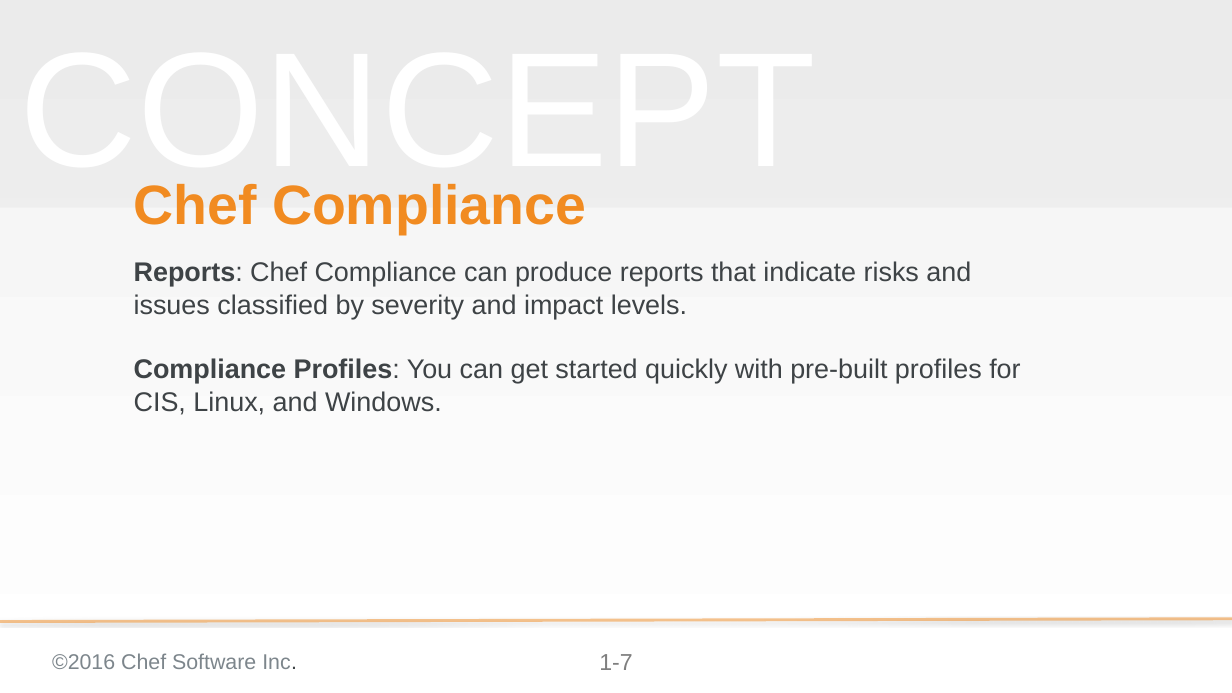
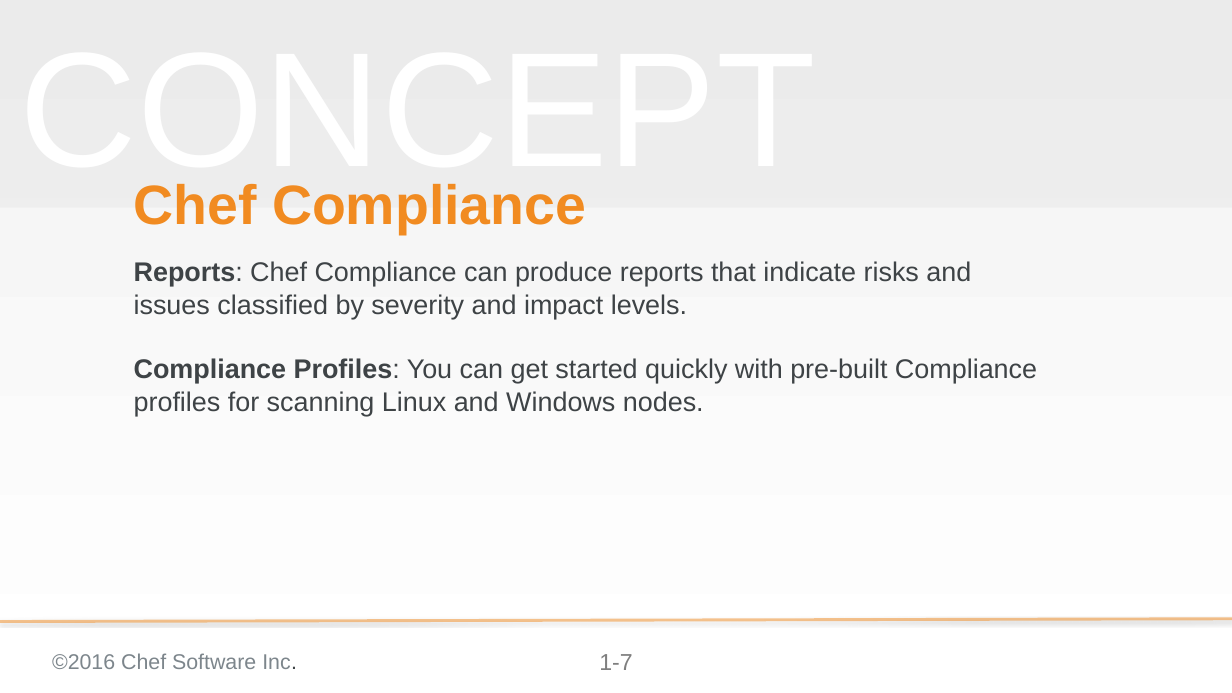
Before and after one commit to bchamby/chef-compliance-installation-configuration-operation, a slide deck: slide 7 of 01-Intro.pptx. Drawn at 1232x693 pixels with LibreOffice and Linux fonts; fonts in the diff are those of the drawing; background and template pictures are left out. Boxes give left, top, right and bottom in pixels: in the first picture for what was removed or moved away, otherwise in the second. Text is boxed around its words. In the diff, an @@ line names an element or a change of style, - is before the commit and + after.

```diff
--- a/01-Intro.pptx
+++ b/01-Intro.pptx
@@ subtitle at <box>134,358,1037,416</box>: text changed @@
-Compliance Profiles: You can get started quickly with pre-built profiles for CIS, Linux, and Windows.
+Compliance Profiles: You can get started quickly with pre-built Compliance profiles for scanning Linux and Windows nodes.
```
